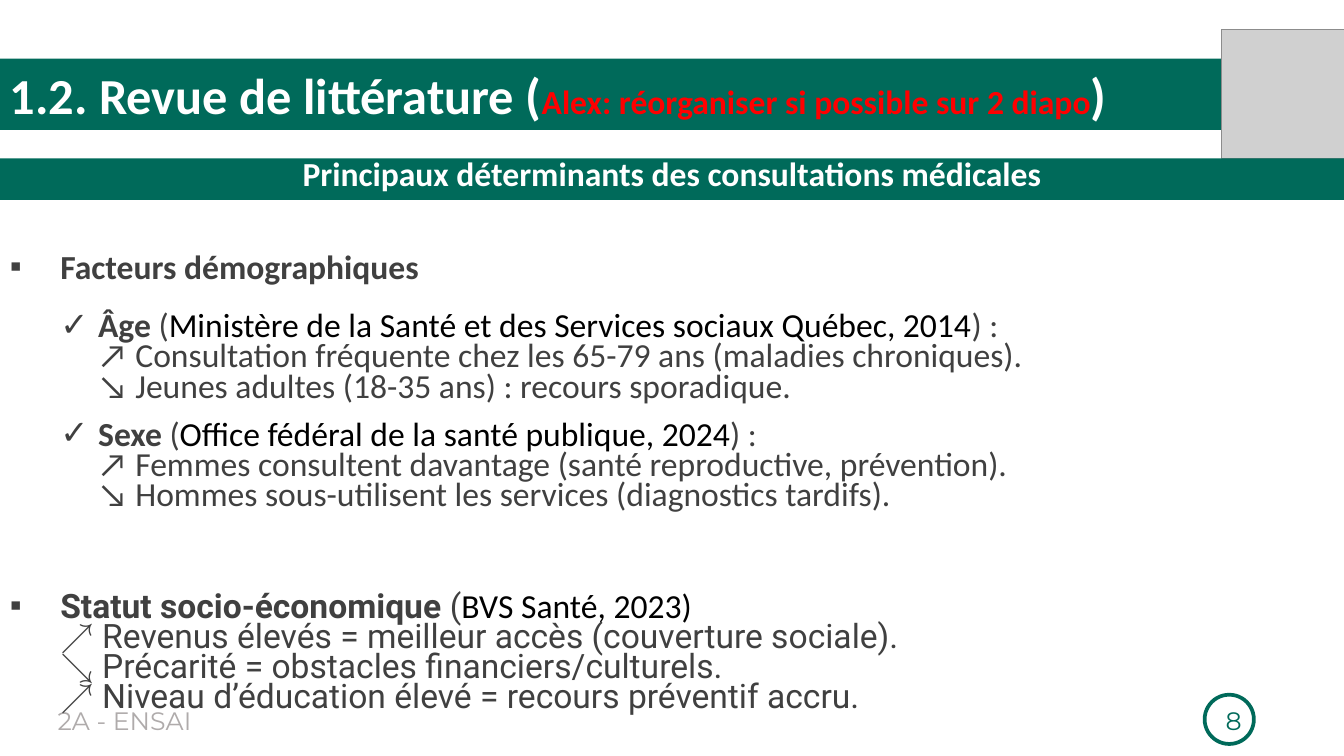
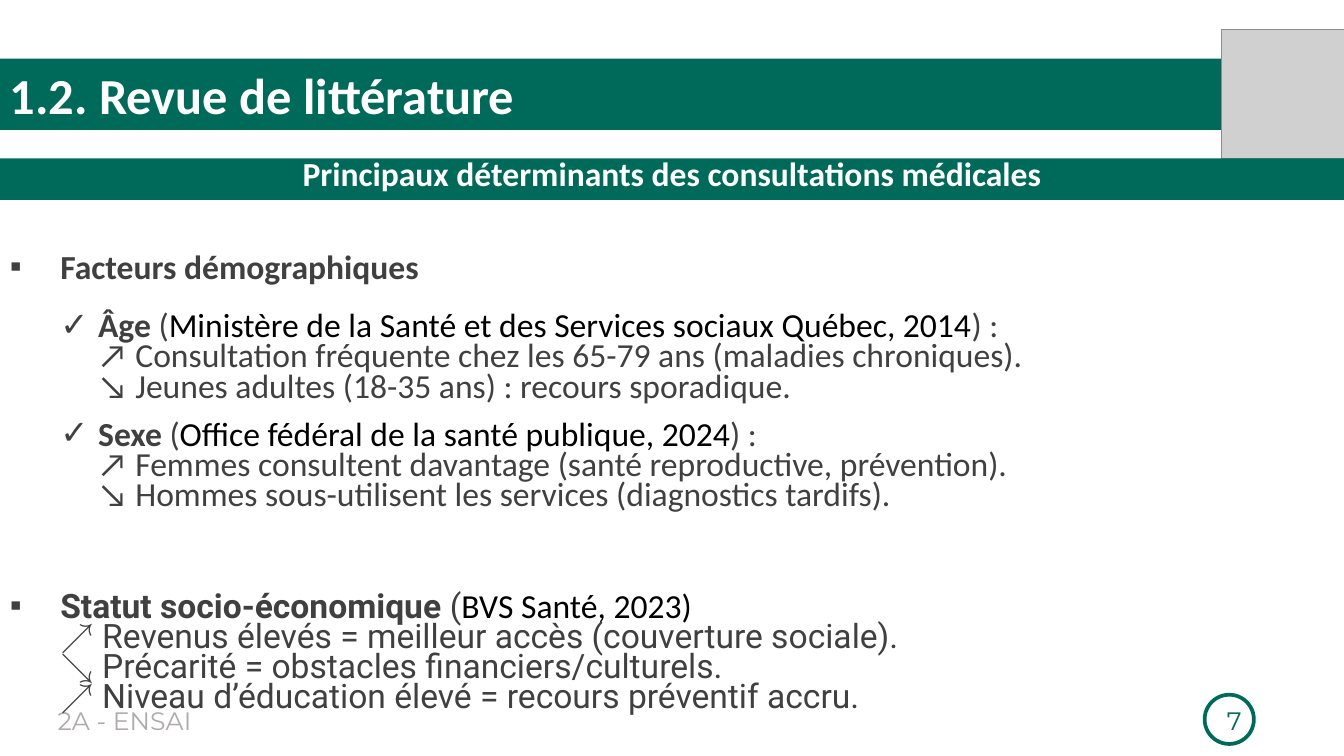
Before and after one commit to Richard-GOZAN/Projet-Stat-2A-Ensai, a slide deck: slide 7 of Présentation/Soutenance_Groupe25.pptx (slide 8 before the commit). Drawn at 1344x756 pixels with LibreOffice and Linux fonts; fonts in the diff are those of the drawing; grey boxes stand for pictures. Boxes give left, top, right and bottom in pixels: in the first picture for what was removed or moved away, otherwise in the second. Text is boxed around its words. In the diff, an @@ line names an element or a change of style, - is before the commit and + after.

```diff
--- a/Présentation/Soutenance_Groupe25.pptx
+++ b/Présentation/Soutenance_Groupe25.pptx
@@ text in rectangle at box(10, 78, 514, 115): text changed; size 24 to 36 pt; text colour #FF0000 to #FFFFFF @@
-1.2. Revue de littérature (Alex: réorganiser si possible sur 2 diapo)
+1.2. Revue de littérature
@@ page number at box(1227, 712, 1242, 730): text changed @@
-8
+7
```
Also in this commit, not shown: 7 other slides changed, 3 slides removed.
